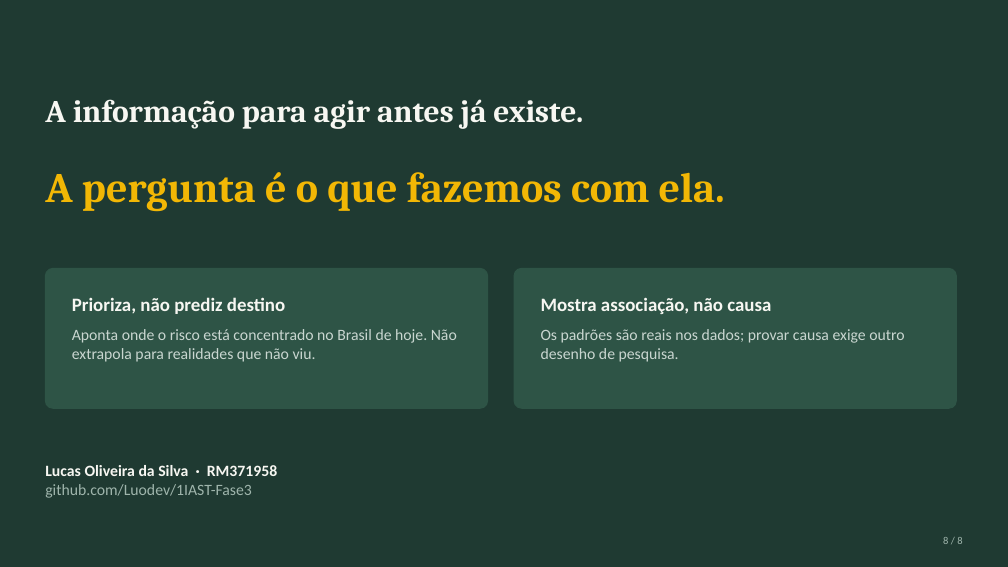
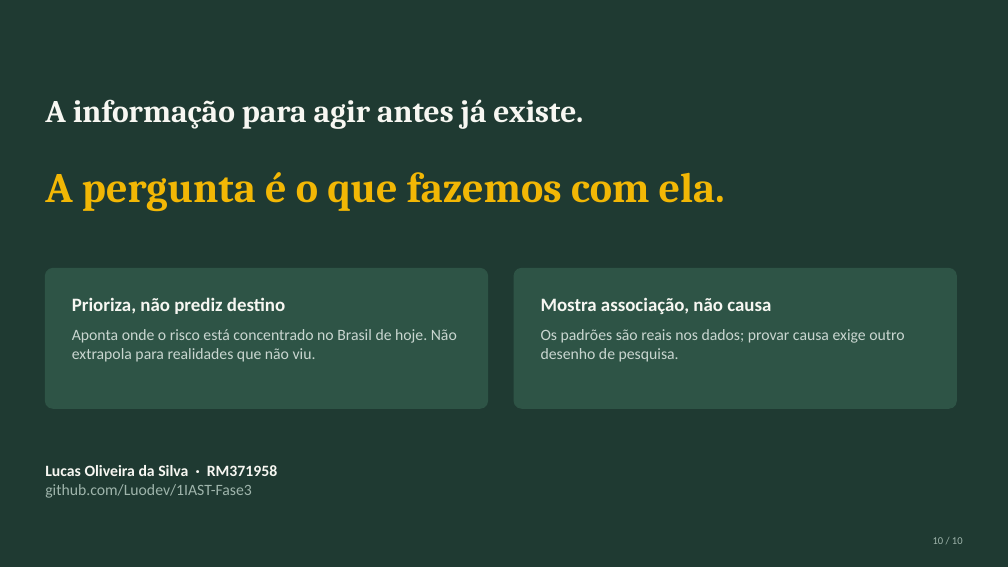
Before and after one commit to Luodev/1IAST-Fase3, a slide deck: slide 10 of reports/apresentacao_executiva.pptx (slide 8 before the commit). Drawn at 1008x567 pixels with LibreOffice and Linux fonts; fonts in the diff are those of the drawing. Boxes give left, top, right and bottom in pixels: in the first picture for what was removed or moved away, otherwise in the second. Text is boxed around its words. In the diff, an @@ line names an element or a change of style, - is before the commit and + after.

```diff
--- a/reports/apresentacao_executiva.pptx
+++ b/reports/apresentacao_executiva.pptx
@@ text at (x1=933, y1=537, x2=963, y2=544): text changed @@
-8 / 8
+10 / 10
```
Also in this commit, not shown: 5 other slides changed, 3 slides added, 1 slide removed, 1 other file.
